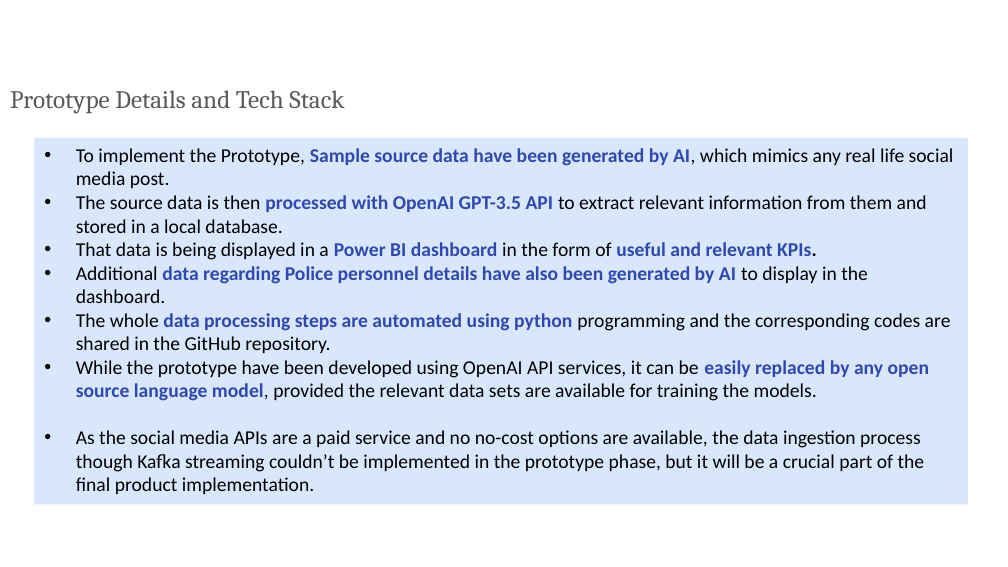
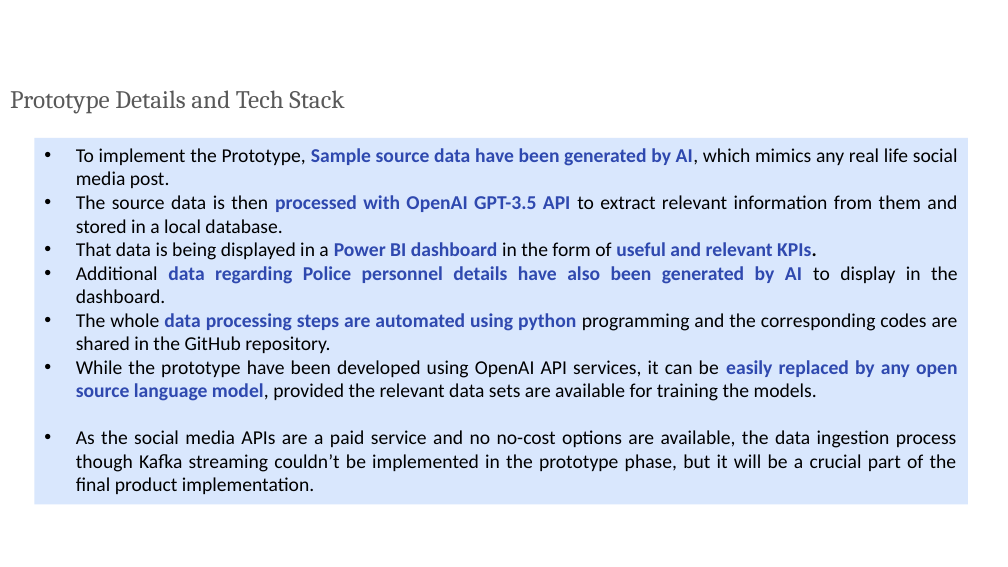
Before and after one commit to Ankan54/ksp-hackathon-radiant-ranger, a slide deck: slide 6 of radiant_ranger_ksp_datathon_prototype_round.pptx. Drawn at 1008x567 pixels with LibreOffice and Linux fonts; fonts in the diff are those of the drawing; background and template pictures are left out. Boxes give left, top, right and bottom in pixels: in the first picture for what was removed or moved away, otherwise in the second. Text is boxed around its words. In the diff, an @@ line names an element or a change of style, - is before the commit and + after.

```diff
--- a/radiant_ranger_ksp_datathon_prototype_round.pptx
+++ b/radiant_ranger_ksp_datathon_prototype_round.pptx
@@ rectangle "To implement the Prototype, Sample ..." at bbox=[34, 138, 968, 505]: alignment left to justified @@
```
Also in this commit, not shown: 3 other slides changed, 1 slide added, 1 other file.
